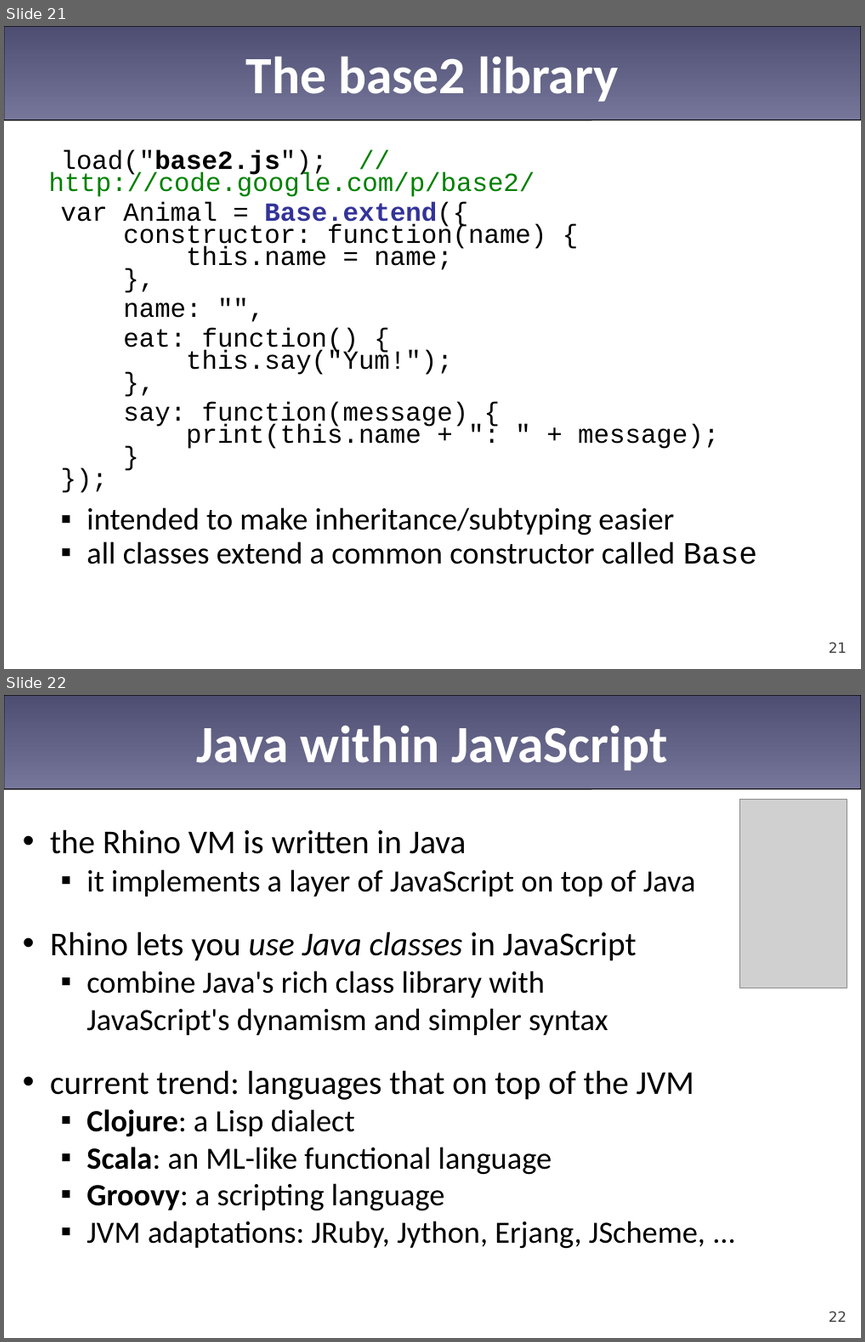
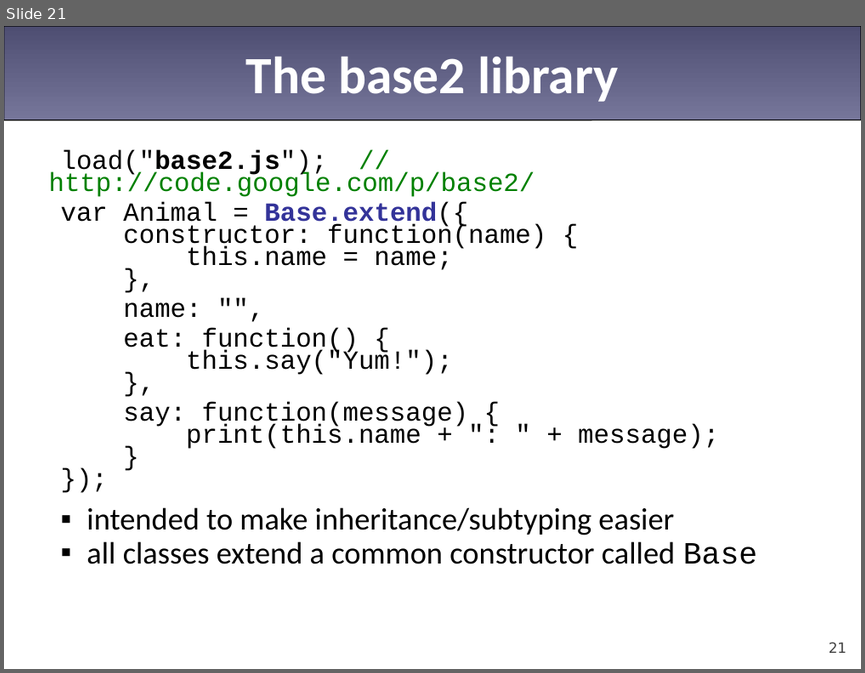
Before and after one commit to Riyadh-Part-Time-Courses/Riyadh-JS-4, a slide deck: 13-prototypal-inheritance/prototypes-inheritance.pptx. Shown one above the other, each under a label of ours: slides 21 and 22 before the commit, slide 21 after it. The pictures are 865x1342 and 865x673 pixels, drawn with LibreOffice and Linux fonts; fonts in the diff are those of the drawing; grey boxes stand for pictures. Boxes give left, top, right and bottom in pixels: in the first picture for what was removed or moved away, otherwise in the second. Text is boxed around its words. In the diff, an @@ line names an element or a change of style, - is before the commit and + after.

```diff
--- a/13-prototypal-inheritance/prototypes-inheritance.pptx
+++ b/13-prototypal-inheritance/prototypes-inheritance.pptx
@@ slide 22 removed at [4, 695, 861, 1338], background #FFFFFF; not listed: 1 template element that a slide beside it also shows @@
@@ title removed at [196, 726, 667, 771] @@
-Java within JavaScript
@@ picture removed at [739, 799, 846, 987] @@
@@ text removed at [50, 829, 705, 1248] @@
-• the Rhino VM is written in Java
-  ▪ it implements a layer of JavaScript on top of Java
-• Rhino lets you use Java classes in JavaScript
-  ▪ combine Java's rich class library with
-    JavaScript's dynamism and simpler syntax
-• current trend: languages that on top of the JVM
-  ▪ Clojure: a Lisp dialect
-  ▪ Scala: an ML-like functional language
-  ▪ Groovy: a scripting language
-  ▪ JVM adaptations: JRuby, Jython, Erjang, JScheme, ...
@@ page number removed at [828, 1310, 846, 1321] @@
-22
```
Also in this commit, not shown: 6 other slides removed, 6 other files.
